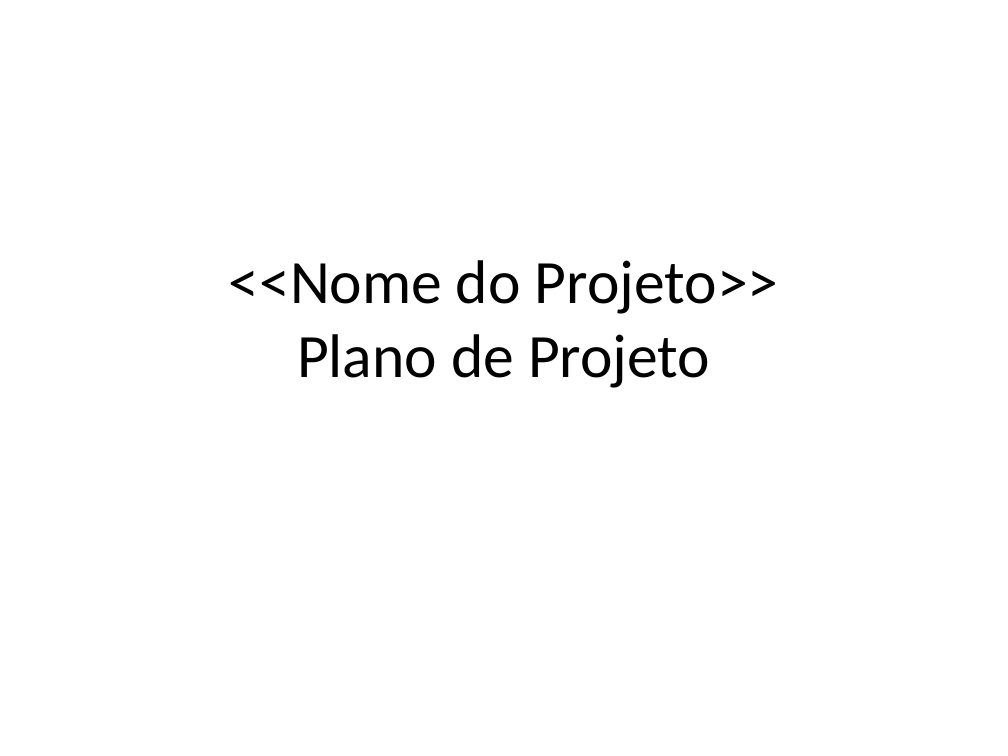
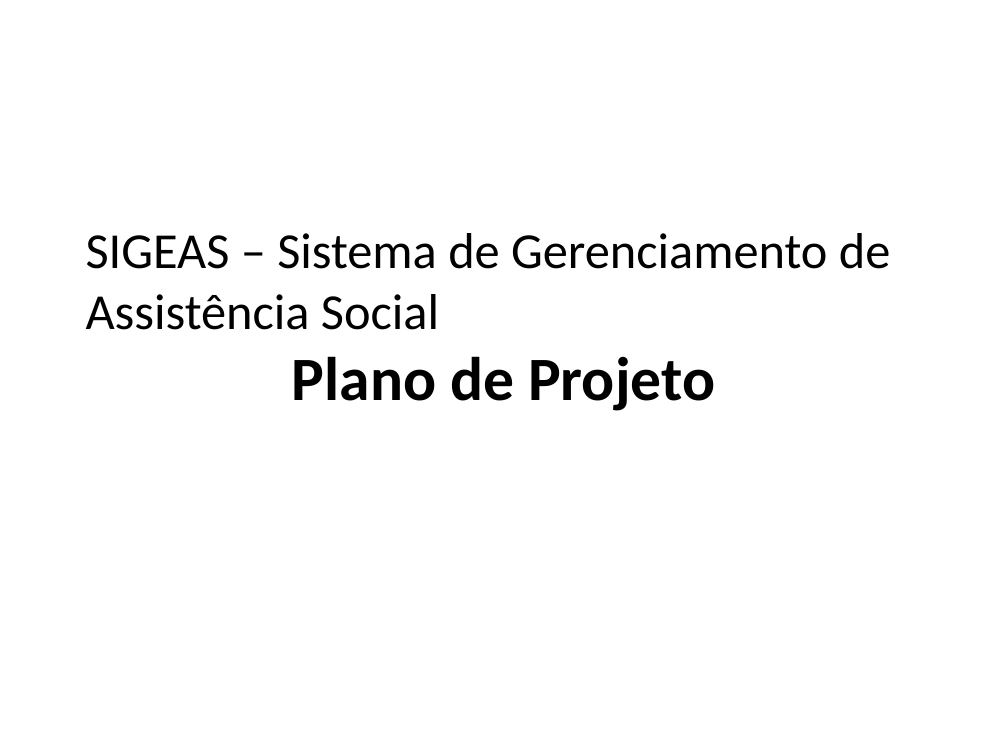
Before and after one commit to amslv/SIGEAS, a slide deck: slide 1 of 01-PROJETO-2015.2/01-GERENCIA DE PROJETO/Plano_de_Projeto.pptx. Drawn at 1008x756 pixels with LibreOffice and Linux fonts; fonts in the diff are those of the drawing. Boxes give left, top, right and bottom in pixels: in the first picture for what was removed or moved away, otherwise in the second. Text is boxed around its words. In the diff, an @@ line names an element or a change of style, - is before the commit and + after.

Commit message:
Versão 0.1 do Plano de Projeto

```diff
--- a/01-PROJETO-2015.2/01-GERENCIA DE PROJETO/Plano_de_Projeto.pptx
+++ b/01-PROJETO-2015.2/01-GERENCIA DE PROJETO/Plano_de_Projeto.pptx
@@ text at (x1=86, y1=233, x2=891, y2=411): text changed; size 44 to 36 pt @@
-<<Nome do Projeto>>
-Plano de Projeto
+SIGEAS – Sistema de Gerenciamento de Assistência Social
+Plano de Projeto
```
Also in this commit, not shown: 8 other slides changed, 8 slides added, 2 other files.
